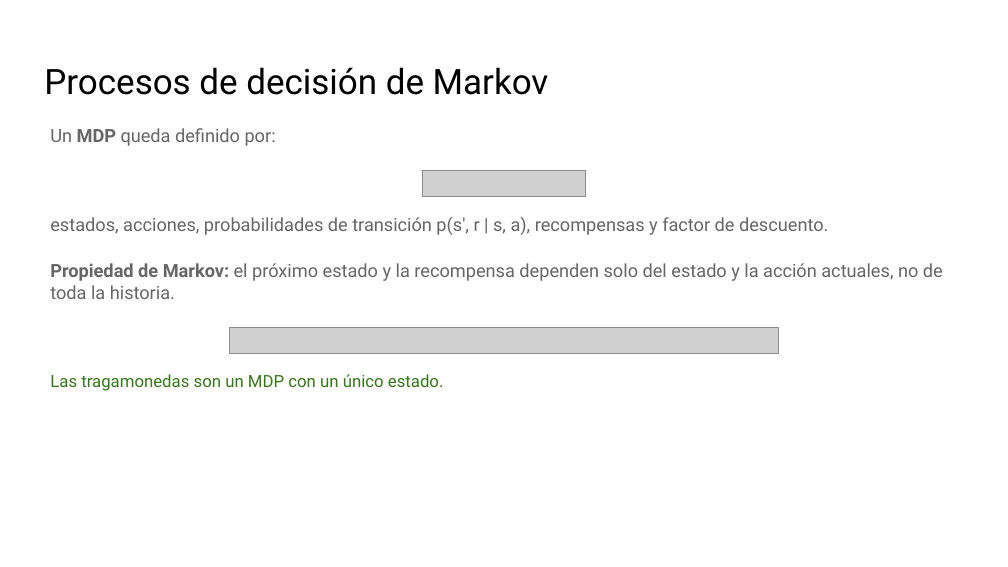
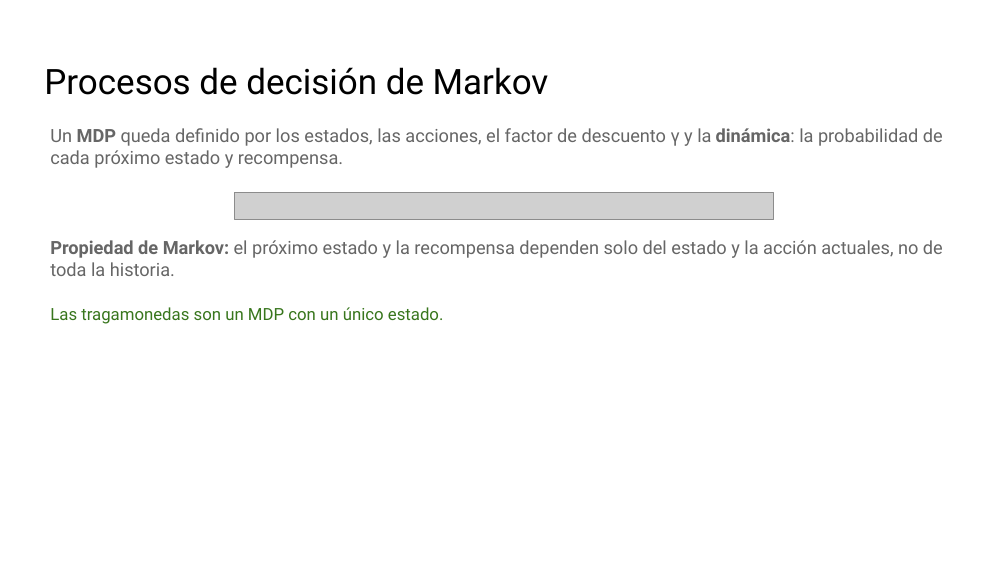
Before and after one commit to telsesser/2026-ML-UNLU, a slide deck: slide 16 of 03-refuerzos/presentaciones/C3-1_ Decisiones secuenciales y Q-learning.pptx (slide 12 before the commit). Drawn at 1008x567 pixels with LibreOffice and Linux fonts; fonts in the diff are those of the drawing; grey boxes stand for pictures; background and template pictures are left out. Boxes give left, top, right and bottom in pixels: in the first picture for what was removed or moved away, otherwise in the second. Text is boxed around its words. In the diff, an @@ line names an element or a change of style, - is before the commit and + after.

```diff
--- a/03-refuerzos/presentaciones/C3-1_ Decisiones secuenciales y Q-learning.pptx
+++ b/03-refuerzos/presentaciones/C3-1_ Decisiones secuenciales y Q-learning.pptx
@@ text at [50,128,943,168]: text changed @@
-Un MDP queda definido por:
+Un MDP queda definido por los estados, las acciones, el factor de descuento γ y la dinámica: la probabilidad de cada próximo estado y recompensa.
@@ picture removed at [422,170,587,197] @@
@@ picture added at [234,193,773,220] @@
@@ text "Propiedad de Markov: el próximo ...": place and size @@
-text "Propiedad de Markov: el próximo ..." at [50,263,943,299]
+text "Propiedad de Markov: el próximo ..." at [50,240,943,276]
@@ text removed at [50,217,828,235] @@
-estados, acciones, probabilidades de transición p(s′, r | s, a), recompensas y factor de descuento.
@@ text "Las tragamonedas son un MDP ...": place and size @@
-text "Las tragamonedas son un MDP ..." at [50,374,444,391]
+text "Las tragamonedas son un MDP ..." at [50,307,444,324]
@@ picture removed at [230,328,778,354] @@
```
Also in this commit, not shown: 13 other slides changed, 7 slides added, 23 other files.
